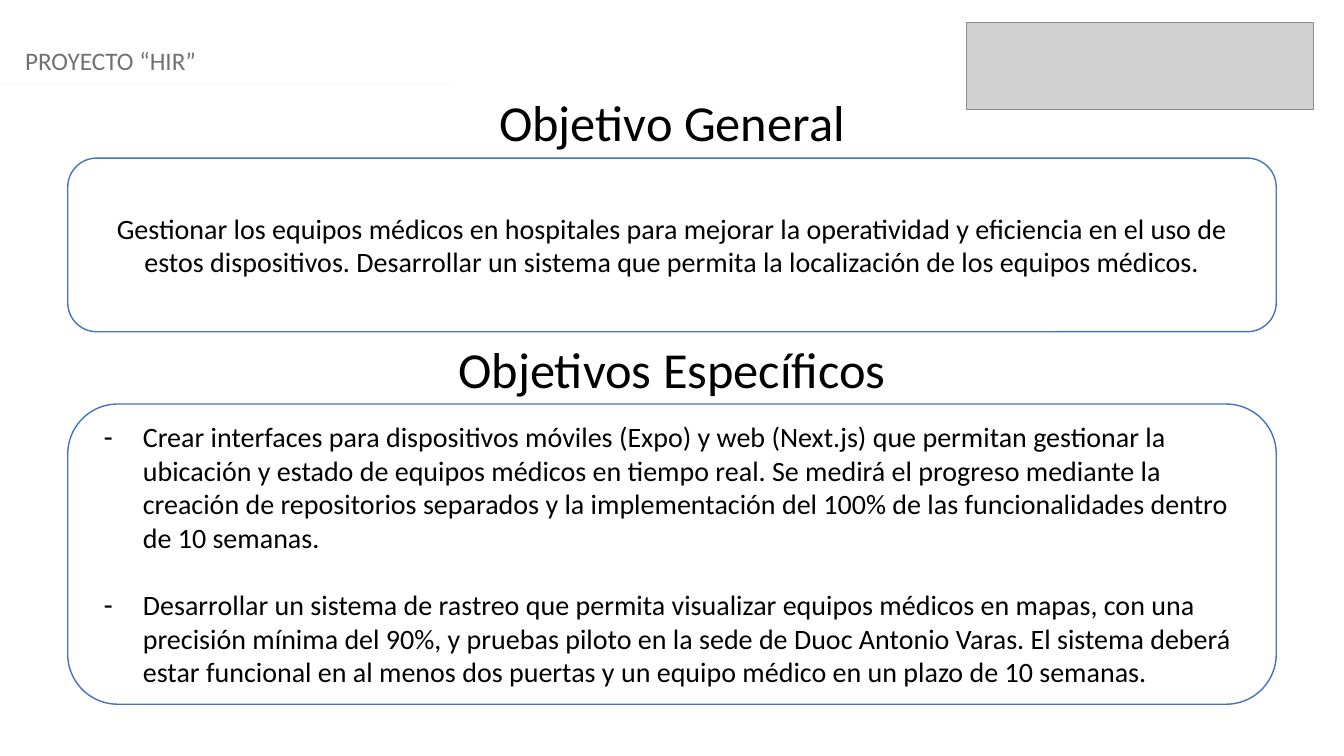
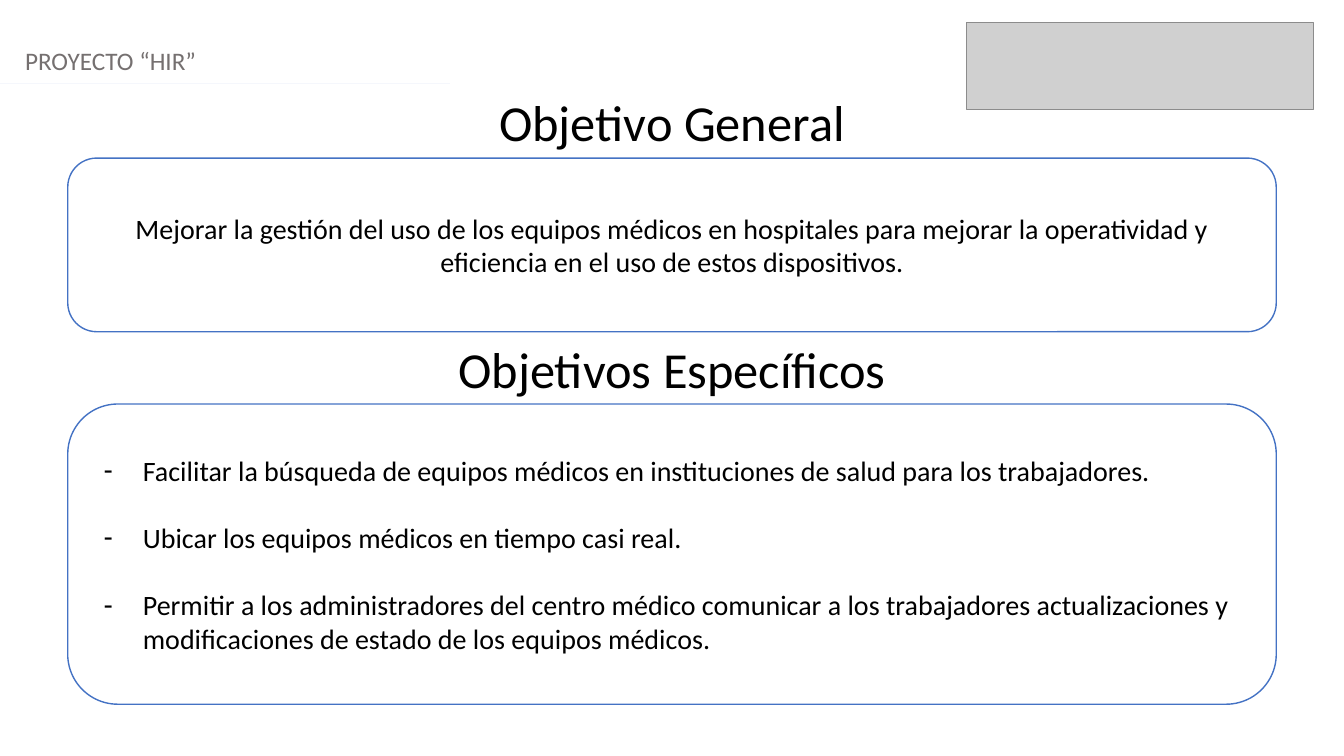
Before and after one commit to The-Shield-Team/documentacion-capstone, a slide deck: slide 4 of Fase_2/Evidencias_Proyecto/Presentación Proyecto.pptx. Drawn at 1344x756 pixels with LibreOffice and Linux fonts; fonts in the diff are those of the drawing; grey boxes stand for pictures. Boxes give left, top, right and bottom in pixels: in the first picture for what was removed or moved away, otherwise in the second. Text is boxed around its words. In the diff, an @@ line names an element or a change of style, - is before the commit and + after.

```diff
--- a/Fase_2/Evidencias_Proyecto/Presentación Proyecto.pptx
+++ b/Fase_2/Evidencias_Proyecto/Presentación Proyecto.pptx
@@ text in rounded rectangle at (135,219,1208,277): text changed @@
-Gestionar los equipos médicos en hospitales para mejorar la operatividad y eficiencia en el uso de estos dispositivos. Desarrollar un sistema que permita la localización de los equipos médicos.
+Mejorar la gestión del uso de los equipos médicos en hospitales para mejorar la operatividad y eficiencia en el uso de estos dispositivos.
@@ text in rounded rectangle at (143,461,1228,654): text changed @@
-– Crear interfaces para dispositivos móviles (Expo) y web (Next.js) que permitan gestionar la ubicación y estado de equipos médicos en tiempo real. Se medirá el progreso mediante la creación de repositorios separados y la implementación del 100% de las funcionalidades dentro de 10 semanas.
-– Desarrollar un sistema de rastreo que permita visualizar equipos médicos en mapas, con una precisión mínima del 90%, y pruebas piloto en la sede de Duoc Antonio Varas. El sistema deberá estar funcional en al menos dos puertas y un equipo médico en un plazo de 10 semanas.
+– Facilitar la búsqueda de equipos médicos en instituciones de salud para los trabajadores.
+– Ubicar los equipos médicos en tiempo casi real.
+– Permitir a los administradores del centro médico comunicar a los trabajadores actualizaciones y modificaciones de estado de los equipos médicos.
```
Also in this commit, not shown: 5 other slides changed, 7 slides added, 1 slide removed, 2 other files.
